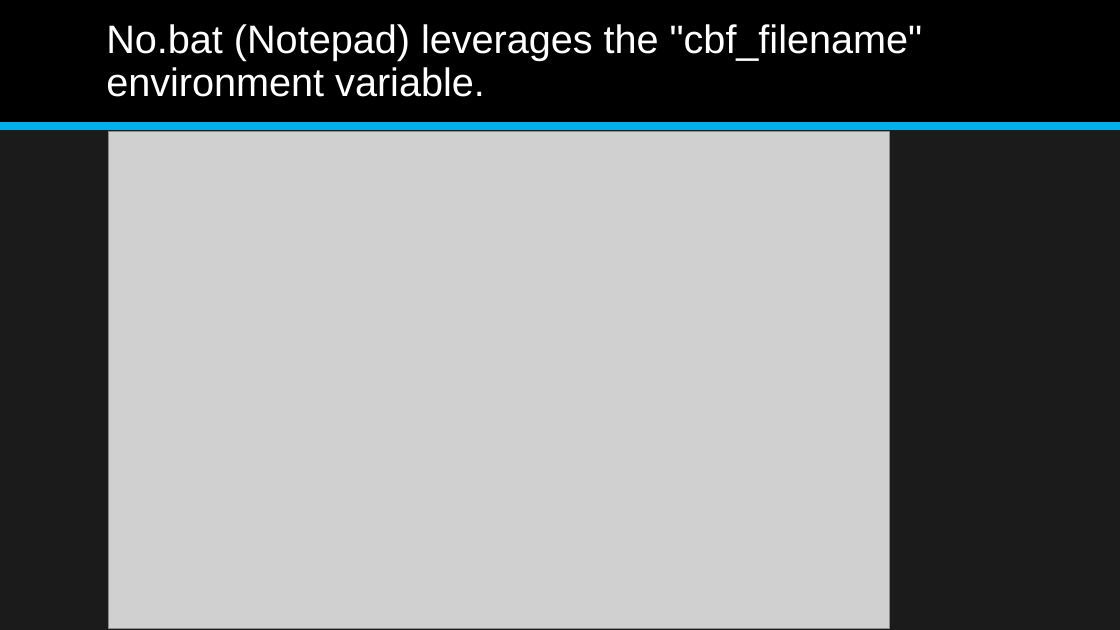
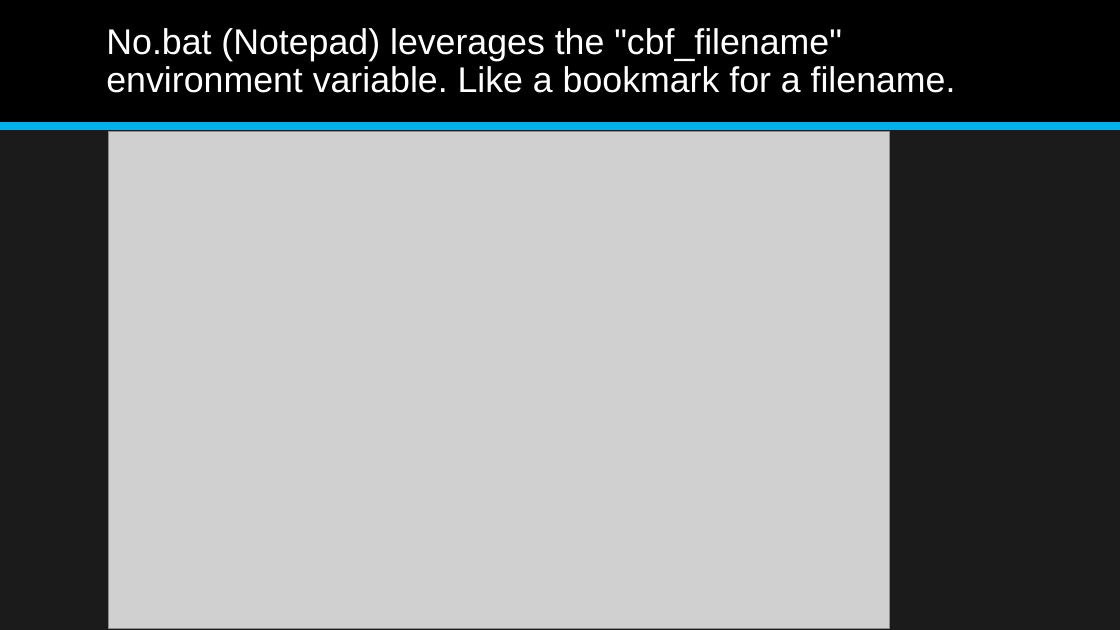
Before and after one commit to jonathan-r-jones/Composable-Batch-Files, a slide deck: slide 16 of Composable Batch File Helper.pptx. Drawn at 1120x630 pixels with LibreOffice and Linux fonts; fonts in the diff are those of the drawing; grey boxes stand for pictures. Boxes give left, top, right and bottom in pixels: in the first picture for what was removed or moved away, otherwise in the second. Text is boxed around its words. In the diff, an @@ line names an element or a change of style, - is before the commit and + after.

Commit message:
Aug-14-2018_12:56_PM

```diff
--- a/Composable Batch File Helper.pptx
+++ b/Composable Batch File Helper.pptx
@@ title at [106, 28, 956, 93]: text changed; size 34 to 30.6 pt @@
-No.bat (Notepad) leverages the "cbf_filename" environment variable.
+No.bat (Notepad) leverages the "cbf_filename" environment variable. Like a bookmark for a filename.
```
Also in this commit, not shown: 1 other slide changed.
